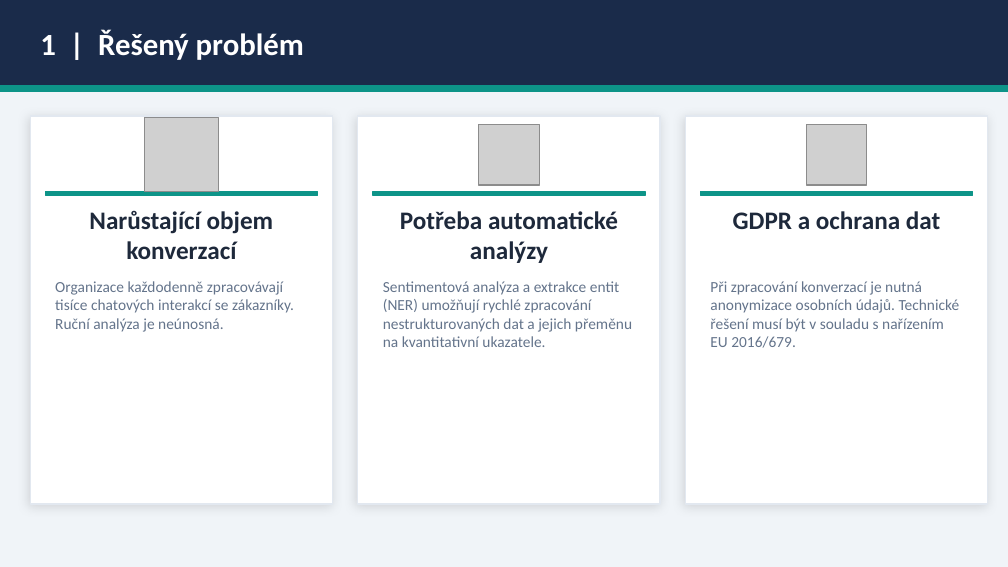
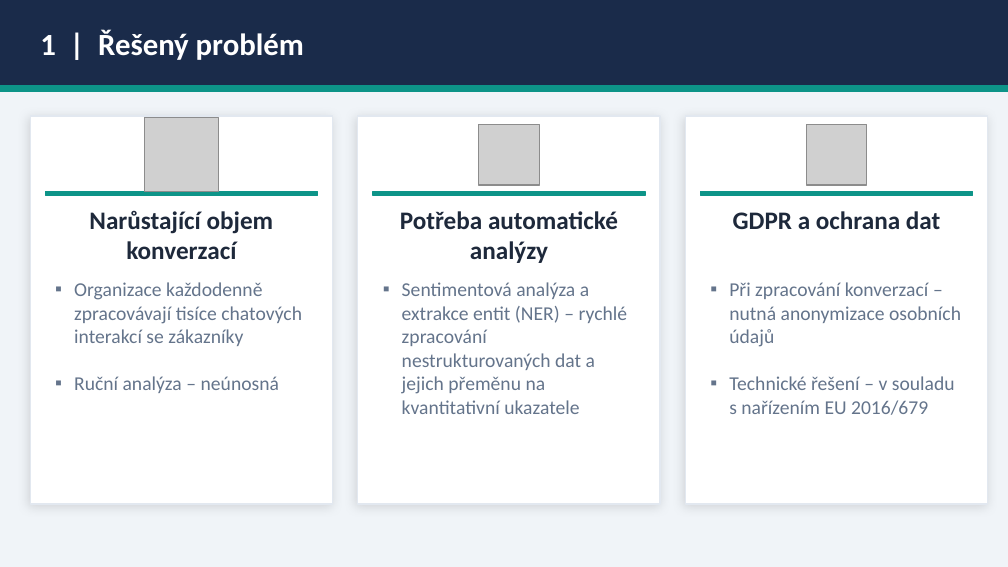
Before and after one commit to vojmahdal/exam, a slide deck: slide 2 of obhajoba_prezentace.pptx. Drawn at 1008x567 pixels with LibreOffice and Linux fonts; fonts in the diff are those of the drawing; grey boxes stand for pictures. Boxes give left, top, right and bottom in pixels: in the first picture for what was removed or moved away, otherwise in the second. Text is boxed around its words. In the diff, an @@ line names an element or a change of style, - is before the commit and + after.

```diff
--- a/obhajoba_prezentace.pptx
+++ b/obhajoba_prezentace.pptx
@@ text at (x1=74, y1=282, x2=302, y2=393): text changed; size 11 to 14 pt @@
-Organizace každodenně zpracovávají tisíce chatových interakcí se zákazníky. Ruční analýza je neúnosná.
+▪ Organizace každodenně zpracovávají tisíce chatových interakcí se zákazníky
+▪ Ruční analýza – neúnosná
@@ text at (x1=402, y1=282, x2=627, y2=414): text changed; size 11 to 14 pt @@
-Sentimentová analýza a extrakce entit (NER) umožňují rychlé zpracování nestrukturovaných dat a jejich přeměnu na kvantitativní ukazatele.
+▪ Sentimentová analýza a extrakce entit (NER) – rychlé zpracování nestrukturovaných dat a jejich přeměnu na kvantitativní ukazatele
@@ text at (x1=729, y1=282, x2=961, y2=415): text changed; size 11 to 14 pt @@
-Při zpracování konverzací je nutná anonymizace osobních údajů. Technické řešení musí být v souladu s nařízením EU 2016/679.
+▪ Při zpracování konverzací – nutná anonymizace osobních údajů
+▪ Technické řešení – v souladu s nařízením EU 2016/679
```
